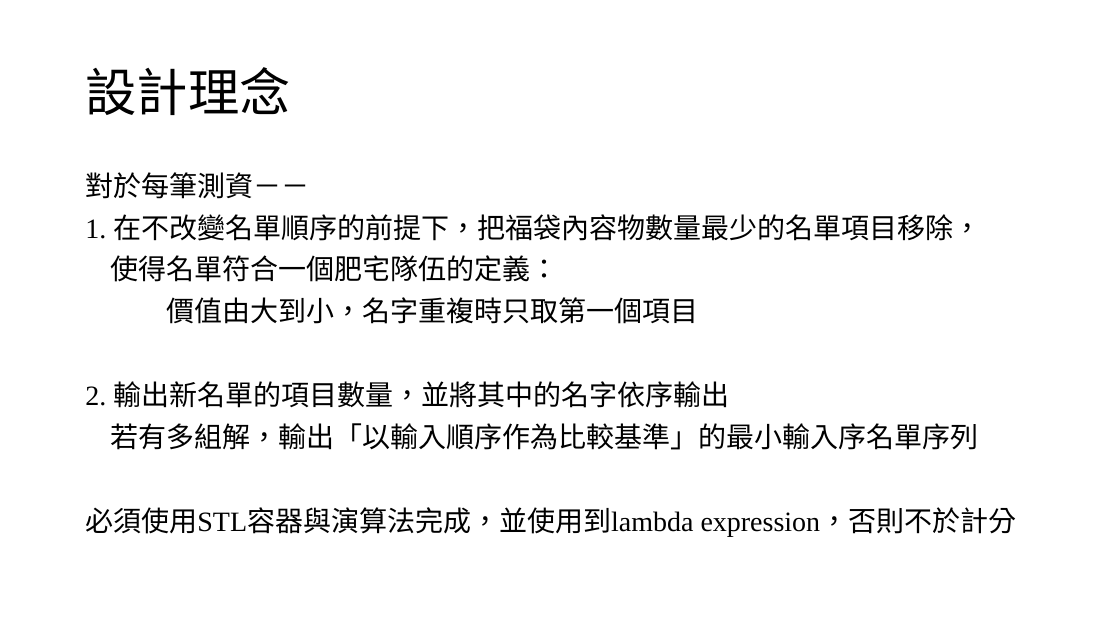
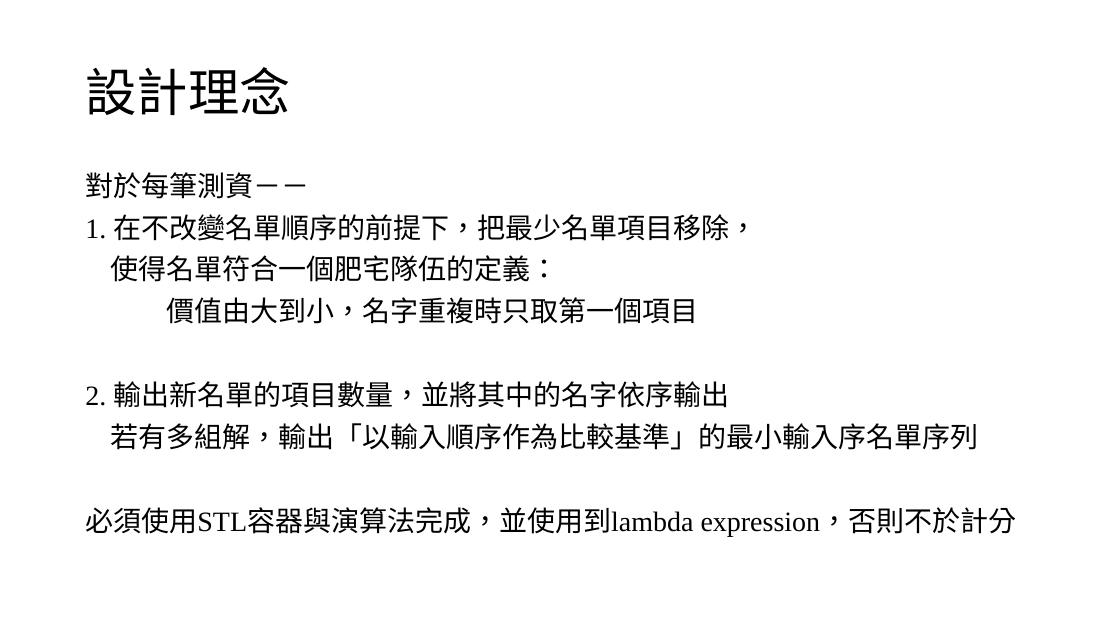
Before and after one commit to louisfghbvc/GenericProgrammingSTL, a slide deck: slide 4 of HW4 應用程式設計/說明.pptx (slide 3 before the commit). Drawn at 1120x630 pixels with LibreOffice and Linux fonts; fonts in the diff are those of the drawing. Boxes give left, top, right and bottom in pixels: in the first picture for what was removed or moved away, otherwise in the second. Text is boxed around its words. In the diff, an @@ line names an element or a change of style, - is before the commit and + after.

```diff
--- a/HW4 應用程式設計/說明.pptx
+++ b/HW4 應用程式設計/說明.pptx
@@ text at (x1=85, y1=214, x2=757, y2=241): text changed @@
-1. 在不改變名單順序的前提下，把福袋內容物數量最少的名單項目移除，
+1. 在不改變名單順序的前提下，把最少名單項目移除，
```
Also in this commit, not shown: 1 other slide changed, 1 slide added, 1 other file.
